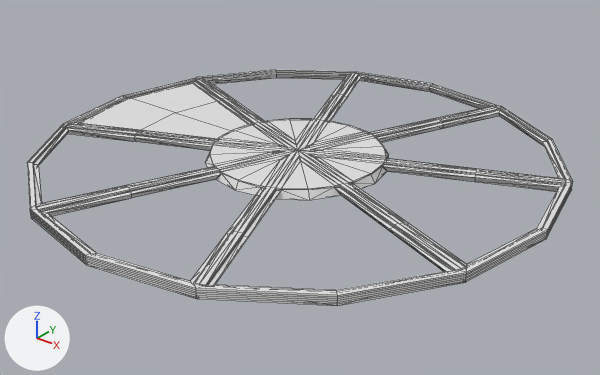
What one commit did to the FBX model BuildingBlocks/Content/Assets/TowerAssets/ElevatorPlatform_MovingPieces_UVMaps.FBX.
The view is the same before and after, from a 50 mm lens placed at (19.44, -24.16, 13.53), pointed at (0.43, -0.4, -1.2). The axes (+X, +Y, +Z) are drawn at lower left. The lights are the same throughout. Mesh edges are drawn as thin lines. Where no turn or scale is listed for an object, it has been applied to the vertices.

The first picture shows 'Elevator_Platform_MovingPiece4', 'Elevator_Platform_Ring', 'Static_Platform_Middle'.
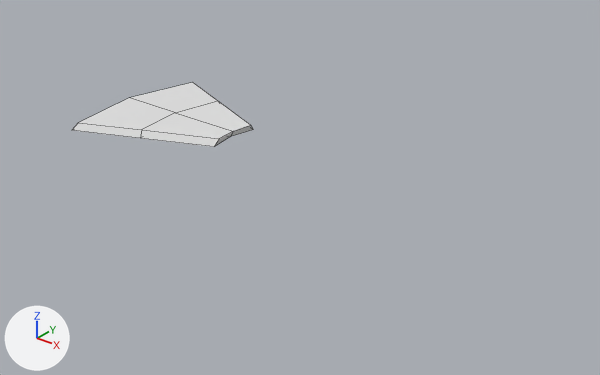
The newer file is also turned or shifted as a whole; pictures and numbers use the older file's frame.

The change, as a diff of the scene's bpy script:
```diff
--- a/BuildingBlocks/Content/Assets/TowerAssets/ElevatorPlatform_MovingPieces_UVMaps.FBX.py
+++ b/BuildingBlocks/Content/Assets/TowerAssets/ElevatorPlatform_MovingPieces_UVMaps.FBX.py
@@ ob_static_platform_middle @@
-ob_static_platform_middle = bpy.data.objects.new('Static_Platform_Middle', me_mesh_002)
-ob_static_platform_middle.location = (0.0, 0.0, -0.18)
@@ ob_elevator_platform_ring @@
-ob_elevator_platform_ring = bpy.data.objects.new('Elevator_Platform_Ring', me_mesh_001)
-ob_elevator_platform_ring.location = (0.0, 0.0, -0.18)
```

Changed parts and their boxes (x1, y1, x2, y2) in the pictures (600 x 375 px):
'Static_Platform_Middle', deleted
    before: (33, 73, 566, 291)
'Elevator_Platform_Ring', deleted
    before: (27, 70, 573, 306)
